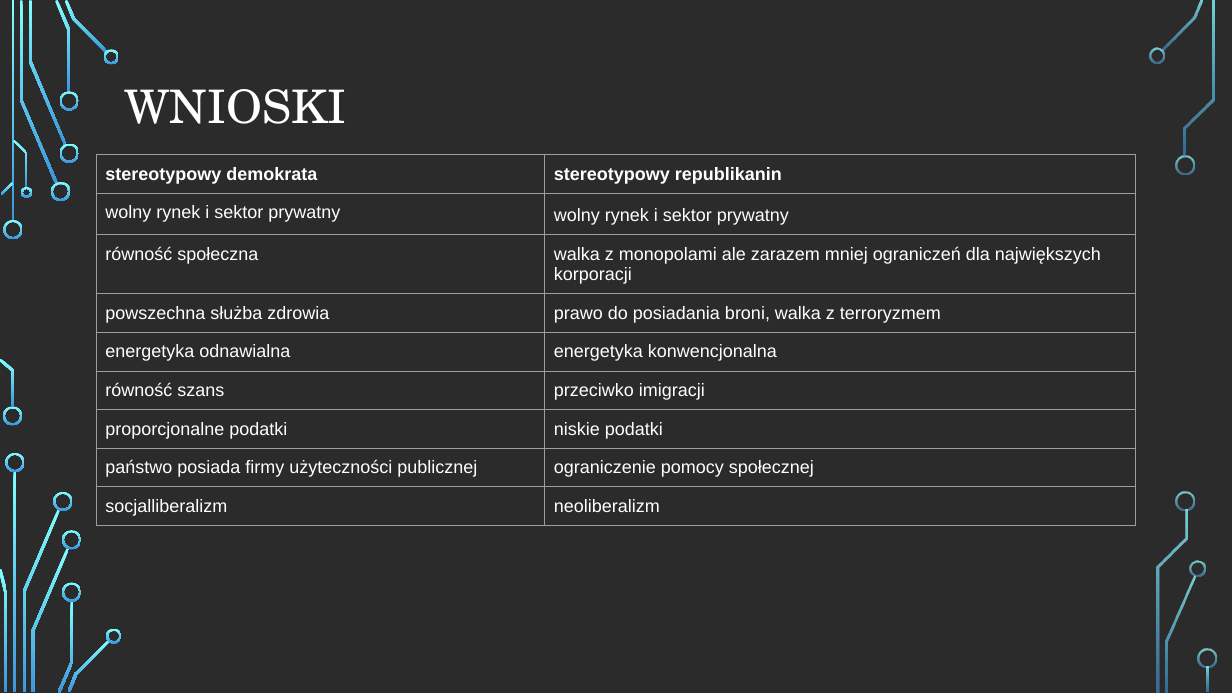
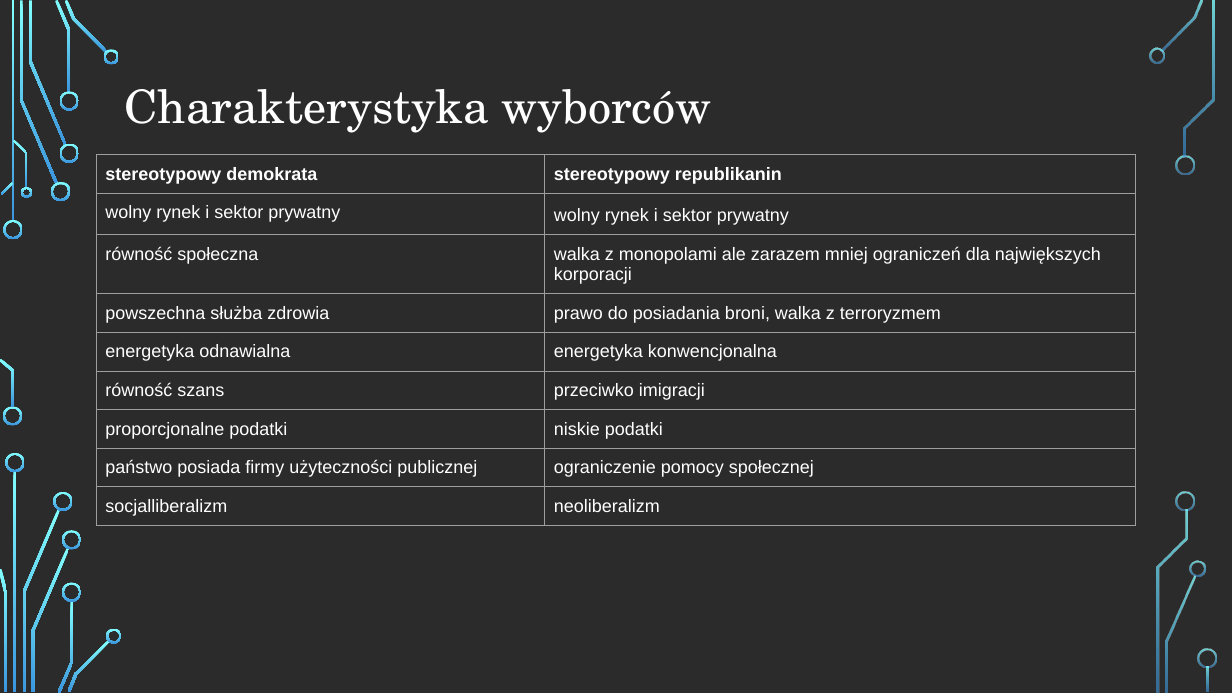
Before and after one commit to infoshareacademy/jdsz5-paulin, a slide deck: slide 4 of sql/rezultaty/prezentacja/prezentacja_projekt_1.pptx (slide 9 before the commit). Drawn at 1232x693 pixels with LibreOffice and Linux fonts; fonts in the diff are those of the drawing; background and template pictures are left out; a plain dark background stands for a picture behind light text. Boxes give left, top, right and bottom in pixels: in the first picture for what was removed or moved away, otherwise in the second. Text is boxed around its words. In the diff, an @@ line names an element or a change of style, - is before the commit and + after.

```diff
--- a/sql/rezultaty/prezentacja/prezentacja_projekt_1.pptx
+++ b/sql/rezultaty/prezentacja/prezentacja_projekt_1.pptx
@@ title at box(125, 89, 712, 133): text changed @@
-WNIOSKI
+Charakterystyka wyborców
```
Also in this commit, not shown: 3 other slides changed, 1 other file.
